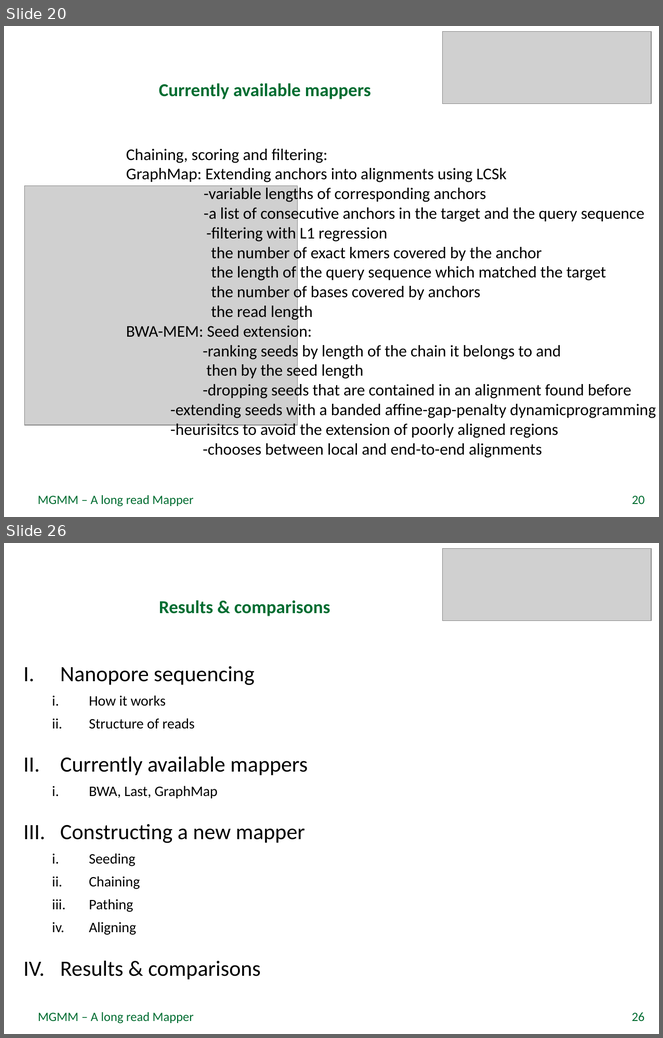
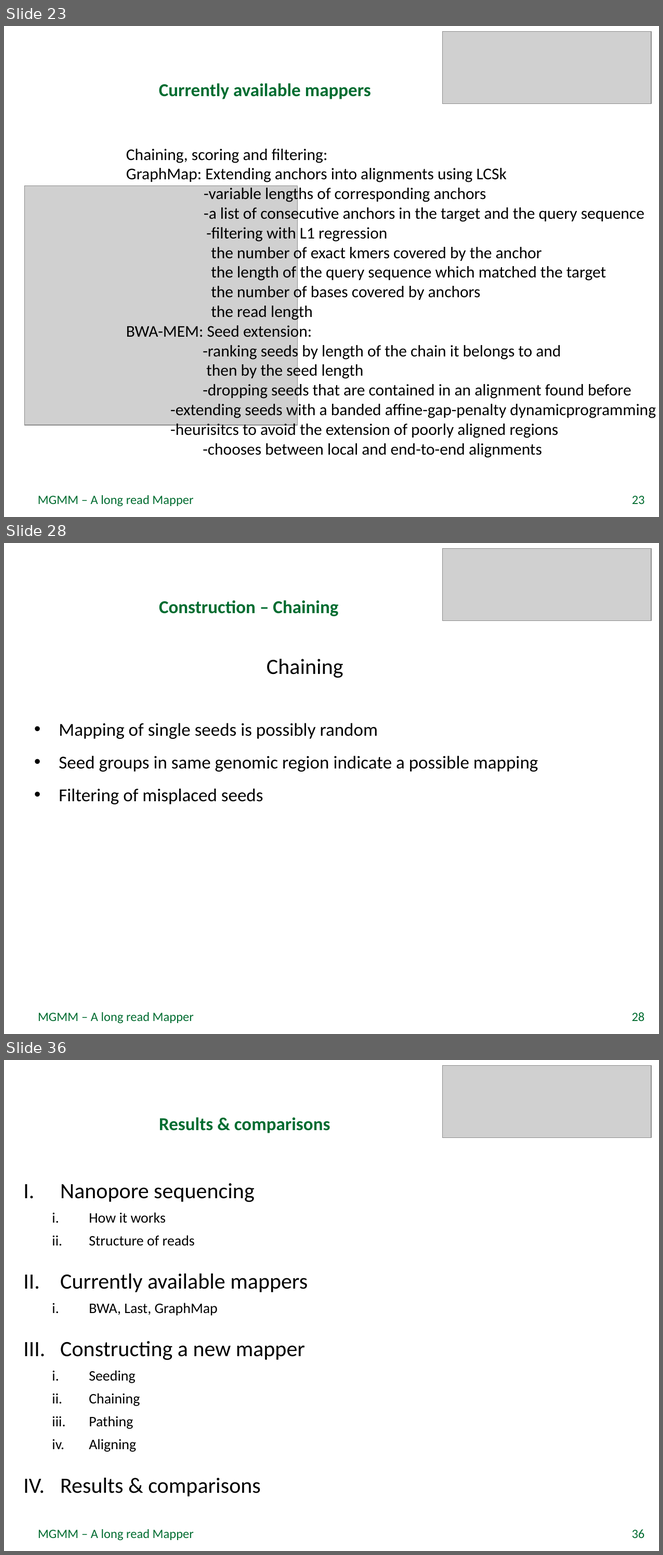
Before and after one commit to rfechtner/minions, a slide deck: Präsentation.pptx. Shown one above the other, each under a label of ours: slides 20 and 26 before the commit, slides 23, 28 and 36 after it; the slides between them are not shown. The pictures are 663x1038 and 663x1555 pixels, drawn with LibreOffice and Linux fonts; fonts in the diff are those of the drawing; grey boxes stand for pictures; background and template pictures are left out. Boxes give left, top, right and bottom in pixels: in the first picture for what was removed or moved away, otherwise in the second. Text is boxed around its words. In the diff, an @@ line names an element or a change of style, - is before the commit and + after.

```diff
--- a/Präsentation.pptx
+++ b/Präsentation.pptx
@@ slide 28 added at [4, 543, 659, 1034], background picture (left out) @@
@@ picture added at [442, 548, 651, 621] @@
@@ title added at [159, 600, 338, 616], 20 pt, text #006C30, bold @@
+Construction – Chaining
@@ text added at [267, 658, 344, 678], 24 pt, text #000000 @@
+Chaining
@@ text added at [59, 723, 538, 805], 20 pt, text #000000 @@
+• Mapping of single seeds is possibly random
+• Seed groups in same genomic region indicate a possible mapping
+• Filtering of misplaced seeds
@@ text added at [38, 1013, 194, 1024], 14 pt, text #006C30 @@
+MGMM – A long read Mapper
@@ page number added at [632, 1013, 645, 1021], 14 pt, text #006C30 @@
+28
@@ what was slide 20 is now slide 23 @@
@@ page number at [632, 496, 645, 504]: text changed @@
-20
+23
@@ what was slide 26 is now slide 36 @@
@@ page number at [632, 1530, 645, 1538]: text changed @@
-26
+36
```
Also in this commit, not shown: 8 slides changed, 14 other slides added, 1 other file.
